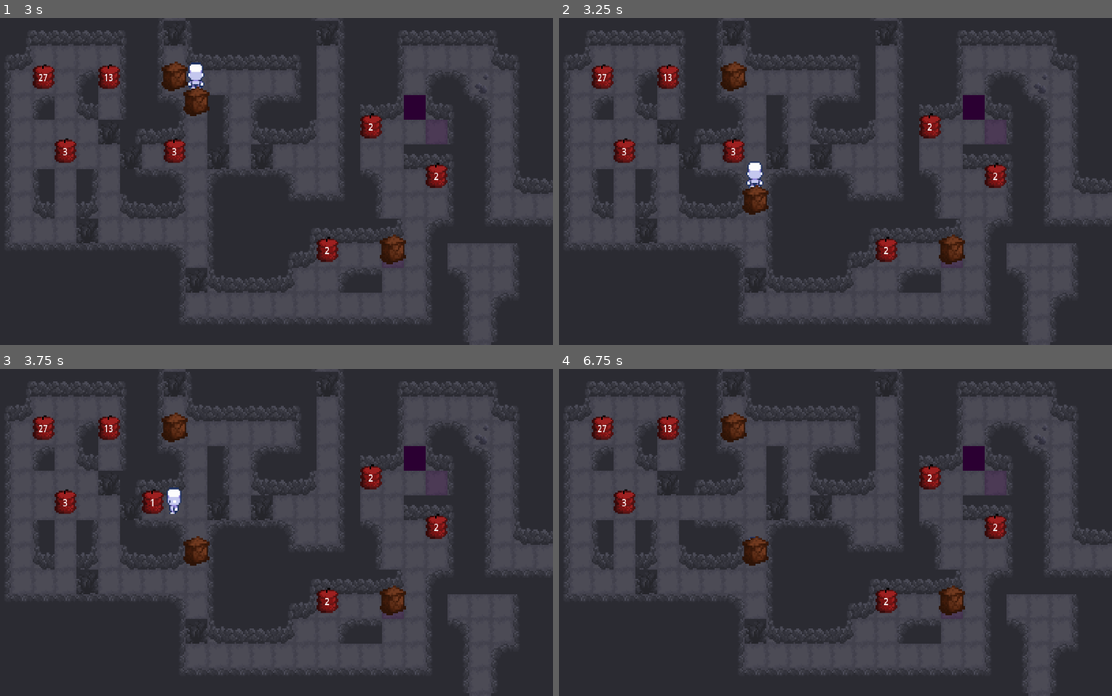
Above: before the commit, frames 1-4 (two rows, left to right).
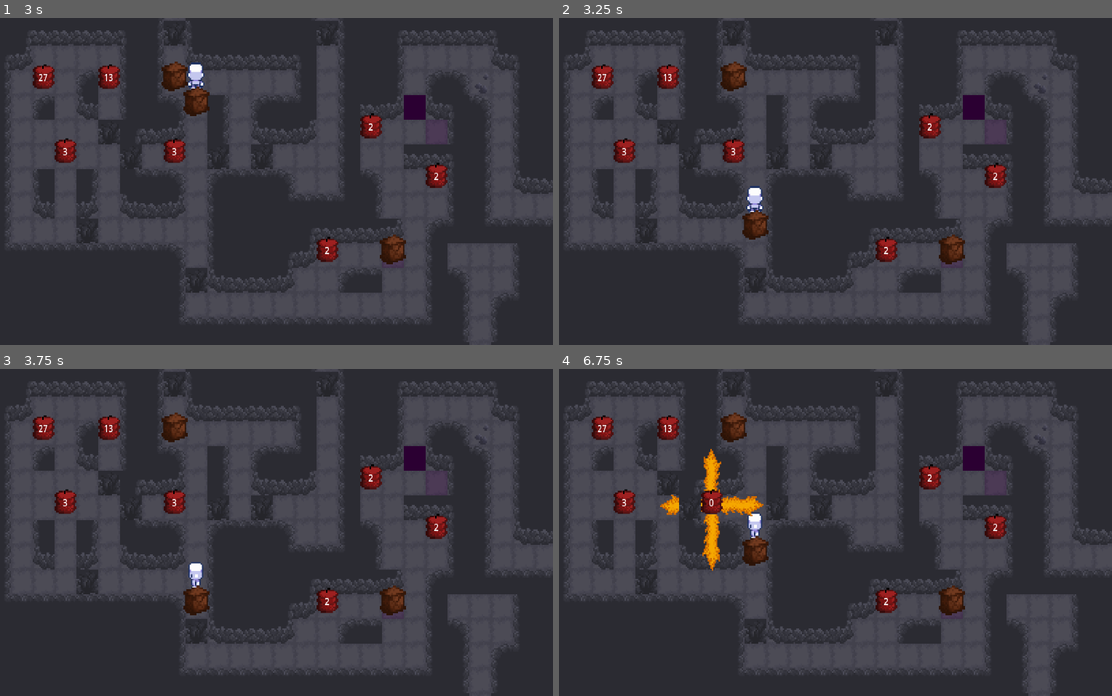
Above: after the commit, the same moments.

Repository: Talisman-J/ExplodingBoxPuzzleGame
Game: Godot game, scene res://scenes/game.tscn
Two runs of this game, one before a commit and one after it. Both use one fixed random seed, a clock stepped at 60 frames per second and the inputs below.
Inputs:
- Up to frame 1 (3 s): tap Enter at 0.5 s; hold D (right) 0.53-1.28 s; hold U (RunCustomSolution) 0.53-1.28 s; tap R (ResetLevel) at 1.25, 2 s; hold S (down) 1.28-2.03 s; tap U (RunCustomSolution) at 1.35, 2.3, 2.85 s; hold D (right) 2.03-2.78 s; hold Z (undo) 2.03-2.78 s; hold Up (ui_up) from 2.78 s (still down)
- Up to frame 2 (3.25 s): keep holding Up (ui_up)
- Up to frame 3 (3.75 s): release Up (ui_up) at 3.53 s; hold A (left) from 3.53 s (still down); hold U (RunCustomSolution) from 3.53 s (still down)
- Up to frame 4 (6.75 s): tap R (ResetLevel) at 4.15 s; release U (RunCustomSolution) at 4.28 s; tap Z (undo) at 4.35 s; tap U (RunCustomSolution) at 4.55, 5.85 s; release A (left) at 5.03 s; hold S (down) 5.03-5.78 s; hold U (RunCustomSolution) 5.03-5.78 s; hold D (right) 5.78-6.53 s; hold Up (ui_up) from 6.53 s (still down); hold Z (undo) from 6.53 s (still down)

Frame 1 is identical in both runs. In frame 2, 0.8% of the frame differs, in the area x 33-38%, y 44-68%; in frame 3, 1.3%; in frame 4, 1.8%, in the area x 18-37%, y 24-62%.

Commit message:
Added level 1 objects to a group so that all functions could be called at once while resetting. Exit wall is a bit broken.

Diff:
--- a/project.godot
+++ b/project.godot
@@ -19,6 +19,10 @@
 
 window/size/viewport_width=1280
 window/size/viewport_height=720
+
+[global_group]
+
+Level1="Contains all the objects for level 1"
 
 [input]
 
--- a/scenes/game.tscn
+++ b/scenes/game.tscn
@@ -154,13 +154,6 @@
 tile_map_data = PackedByteArray("AAD0//v/AAACAAAAAAD1//v/AAACAAAAAAD2//v/AAACAAAAAAD3//v/AAACAAAAAAD4//v/AAACAAAAAAD5// …(120752 unchanged characters)…
 tile_set = SubResource("TileSet_p57ef")
 
-[node name="DoorAndPlate2" parent="." instance=ExtResource("10_vtaks")]
-editor_description = "Only accessible by using the box from level1. "
-position = Vector2(64, -112)
-
-[node name="DoorArea" parent="DoorAndPlate2" index="1"]
-position = Vector2(-96, -48)
-
 [node name="Level1" type="Node" parent="."]
 
 [node name="Level1Boxes" type="Node" parent="Level1"]
@@ -168,60 +161,66 @@
 [node name="Boxes2" parent="Level1/Level1Boxes" instance=ExtResource("3_lnu2h")]
 position = Vector2(-32, -32)
 
+[node name="pushableBox" parent="Level1/Level1Boxes/Boxes2" index="0" groups=["Level1"]]
+
 [node name="Boxes3" parent="Level1/Level1Boxes" instance=ExtResource("3_lnu2h")]
 position = Vector2(112, 64)
 
+[node name="pushableBox" parent="Level1/Level1Boxes/Boxes3" index="0" groups=["Level1"]]
+
 [node name="Boxes" parent="Level1/Level1Boxes" instance=ExtResource("3_lnu2h")]
 position = Vector2(-16, -48)
 
+[node name="pushableBox" parent="Level1/Level1Boxes/Boxes" index="0" groups=["Level1"]]
+
 [node name="Level1ExplodeBox" type="Node" parent="Level1"]
 
 [node name="ExplodeBox9" parent="Level1/Level1ExplodeBox" instance=ExtResource("4_p57ef")]
 position = Vector2(96, -16)
 
-[node name="explodingBox" parent="Level1/Level1ExplodeBox/ExplodeBox9" index="0"]
+[node name="explodingBox" parent="Level1/Level1ExplodeBox/ExplodeBox9" index="0" groups=["Level1"]]
 countdown = 2
 
 [node name="ExplodeBox8" parent="Level1/Level1ExplodeBox" instance=ExtResource("4_p57ef")]
 position = Vector2(144, 16)
 
-[node name="explodingBox" parent="Level1/Level1ExplodeBox/ExplodeBox8" index="0"]
+[node name="explodingBox" parent="Level1/Level1ExplodeBox/ExplodeBox8" index="0" groups=["Level1"]]
 countdown = 2
 
 [node name="ExplodeBox6" parent="Level1/Level1ExplodeBox" instance=ExtResource("4_p57ef")]
 position = Vector2(64, 64)
 
-[node name="explodingBox" parent="Level1/Level1ExplodeBox/ExplodeBox6" index="0"]
+[node name="explodingBox" parent="Level1/Level1ExplodeBox/ExplodeBox6" index="0" groups=["Level1"]]
 countdown = 2
 
 [node name="ExplodeBox5" parent="Level1/Level1ExplodeBox" instance=ExtResource("4_p57ef")]
 position = Vector2(-96, -48)
 
-[node name="explodingBox" parent="Level1/Level1ExplodeBox/ExplodeBox5" index="0"]
+[node name="explodingBox" parent="Level1/Level1ExplodeBox/ExplodeBox5" index="0" groups=["Level1"]]
 countdown = 13
 
 [node name="ExplodeBox4" parent="Level1/Level1ExplodeBox" instance=ExtResource("4_p57ef")]
 position = Vector2(-144, -48)
 
-[node name="explodingBox" parent="Level1/Level1ExplodeBox/ExplodeBox4" index="0"]
+[node name="explodingBox" parent="Level1/Level1ExplodeBox/ExplodeBox4" index="0" groups=["Level1"]]
 countdown = 27
 
 [node name="ExplodeBox3" parent="Level1/Level1ExplodeBox" instance=ExtResource("4_p57ef")]
 position = Vector2(-48, 0)
 
-[node name="explodingBox" parent="Level1/Level1ExplodeBox/ExplodeBox3" index="0"]
+[node name="explodingBox" parent="Level1/Level1ExplodeBox/ExplodeBox3" index="0" groups=["Level1"]]
 countdown = 3
 
 [node name="ExplodeBox2" parent="Level1/Level1ExplodeBox" instance=ExtResource("4_p57ef")]
 position = Vector2(-128, 0)
 
-[node name="explodingBox" parent="Level1/Level1ExplodeBox/ExplodeBox2" index="0"]
+[node name="explodingBox" parent="Level1/Level1ExplodeBox/ExplodeBox2" index="0" groups=["Level1"]]
 countdown = 3
 
 [node name="ExplodeBox" parent="Level1/Level1ExplodeBox" instance=ExtResource("4_p57ef")]
 position = Vector2(0, -48)
 
-[node name="explodingBox" parent="Level1/Level1ExplodeBox/ExplodeBox" index="0"]
+[node name="explodingBox" parent="Level1/Level1ExplodeBox/ExplodeBox" index="0" groups=["Level1"]]
 countdown = 3
 
 [node name="Level1WallExplode" type="Node" parent="Level1"]
@@ -229,20 +228,32 @@
 [node name="ExplodeWall7" parent="Level1/Level1WallExplode" instance=ExtResource("6_u5sy4")]
 position = Vector2(-112, 48)
 
+[node name="ExplodableWall" parent="Level1/Level1WallExplode/ExplodeWall7" index="0" groups=["Level1"]]
+
 [node name="ExplodeWall6" parent="Level1/Level1WallExplode" instance=ExtResource("6_u5sy4")]
 position = Vector2(-32, 80)
 
+[node name="ExplodableWall" parent="Level1/Level1WallExplode/ExplodeWall6" index="0" groups=["Level1"]]
+
 [node name="ExplodeWall5" parent="Level1/Level1WallExplode" instance=ExtResource("6_u5sy4")]
 position = Vector2(-96, -16)
 
+[node name="ExplodableWall" parent="Level1/Level1WallExplode/ExplodeWall5" index="0" groups=["Level1"]]
+
 [node name="ExplodeWall3" parent="Level1/Level1WallExplode" instance=ExtResource("6_u5sy4")]
 position = Vector2(-16, 0)
 
+[node name="ExplodableWall" parent="Level1/Level1WallExplode/ExplodeWall3" index="0" groups=["Level1"]]
+
 [node name="ExplodeWall2" parent="Level1/Level1WallExplode" instance=ExtResource("6_u5sy4")]
 position = Vector2(-80, 0)
 
+[node name="ExplodableWall" parent="Level1/Level1WallExplode/ExplodeWall2" index="0" groups=["Level1"]]
+
 [node name="ExplodeWall4" parent="Level1/Level1WallExplode" instance=ExtResource("6_u5sy4")]
 position = Vector2(16, 0)
+
+[node name="ExplodableWall" parent="Level1/Level1WallExplode/ExplodeWall4" index="0" groups=["Level1"]]
 
 [node name="Level1DoorPlate" type="Node" parent="Level1"]
 
@@ -268,12 +279,129 @@
 [node name="ExitExplodeWall2" parent="Level1/Level1ExitWallExplode" instance=ExtResource("10_kvpfn")]
 position = Vector2(-48, -80)
 
+[node name="Level2" type="Node" parent="."]
+
+[node name="Level2DoorPlate" type="Node" parent="Level2"]
+
+[node name="DoorAndPlate2" parent="Level2/Level2DoorPlate" instance=ExtResource("10_vtaks")]
+editor_description = "Only accessible by using the box from level1. "
+position = Vector2(64, -112)
+
+[node name="DoorArea" parent="Level2/Level2DoorPlate/DoorAndPlate2" index="1"]
+position = Vector2(-96, -48)
+
+[node name="Level2Boxes" type="Node" parent="Level2"]
+
+[node name="Level2ExplodeBox" type="Node" parent="Level2"]
+
+[node name="Level2WallExplode" type="Node" parent="Level2"]
+
+[node name="Level2ExitWallExplode" type="Node" parent="Level2"]
+
+[node name="Level3" type="Node" parent="."]
+
+[node name="Level3DoorPlate" type="Node" parent="Level3"]
+
+[node name="Level3Boxes" type="Node" parent="Level3"]
+
+[node name="Level3ExplodeBox" type="Node" parent="Level3"]
+
+[node name="Level3WallExplode" type="Node" parent="Level3"]
+
+[node name="Level3ExitWallExplode" type="Node" parent="Level3"]
+
+[node name="Level4" type="Node" parent="."]
+
+[node name="Level3DoorPlate" type="Node" parent="Level4"]
+
+[node name="Level3Boxes" type="Node" parent="Level4"]
+
+[node name="Level3ExplodeBox" type="Node" parent="Level4"]
+
+[node name="Level3WallExplode" type="Node" parent="Level4"]
+
+[node name="Level3ExitWallExplode" type="Node" parent="Level4"]
+
+[node name="Level5" type="Node" parent="."]
+
+[node name="Level3DoorPlate" type="Node" parent="Level5"]
+
+[node name="Level3Boxes" type="Node" parent="Level5"]
+
+[node name="Level3ExplodeBox" type="Node" parent="Level5"]
+
+[node name="Level3WallExplode" type="Node" parent="Level5"]
+
+[node name="Level3ExitWallExplode" type="Node" parent="Level5"]
+
+[node name="Level6" type="Node" parent="."]
+
+[node name="Level3DoorPlate" type="Node" parent="Level6"]
+
+[node name="Level3Boxes" type="Node" parent="Level6"]
+
+[node name="Level3ExplodeBox" type="Node" parent="Level6"]
+
+[node name="Level3WallExplode" type="Node" parent="Level6"]
+
+[node name="Level3ExitWallExplode" type="Node" parent="Level6"]
+
+[node name="Level7" type="Node" parent="."]
+
+[node name="Level3DoorPlate" type="Node" parent="Level7"]
+
+[node name="Level3Boxes" type="Node" parent="Level7"]
+
+[node name="Level3ExplodeBox" type="Node" parent="Level7"]
+
+[node name="Level3WallExplode" type="Node" parent="Level7"]
+
+[node name="Level3ExitWallExplode" type="Node" parent="Level7"]
+
+[node name="Level8" type="Node" parent="."]
+
+[node name="Level3DoorPlate" type="Node" parent="Level8"]
+
+[node name="Level3Boxes" type="Node" parent="Level8"]
+
+[node name="Level3ExplodeBox" type="Node" parent="Level8"]
+
+[node name="Level3WallExplode" type="Node" parent="Level8"]
+
+[node name="Level3ExitWallExplode" type="Node" parent="Level8"]
+
+[node name="Level9" type="Node" parent="."]
+
+[node name="Level3DoorPlate" type="Node" parent="Level9"]
+
+[node name="Level3Boxes" type="Node" parent="Level9"]
+
+[node name="Level3ExplodeBox" type="Node" parent="Level9"]
+
+[node name="Level3WallExplode" type="Node" parent="Level9"]
+
+[node name="Level3ExitWallExplode" type="Node" parent="Level9"]
+
+[node name="Level10" type="Node" parent="."]
+
+[node name="Level3DoorPlate" type="Node" parent="Level10"]
+
+[node name="Level3Boxes" type="Node" parent="Level10"]
+
+[node name="Level3ExplodeBox" type="Node" parent="Level10"]
+
+[node name="Level3WallExplode" type="Node" parent="Level10"]
+
+[node name="Level3ExitWallExplode" type="Node" parent="Level10"]
+
 [connection signal="area_entered" from="Camera2D/AreaUp" to="Camera2D" method="_on_area_up_area_entered"]
 [connection signal="area_entered" from="Camera2D/AreaDown" to="Camera2D" method="_on_area_down_area_entered"]
 [connection signal="area_entered" from="Camera2D/AreaRight" to="Camera2D" method="_on_area_right_area_entered"]
 [connection signal="area_entered" from="Camera2D/AreaLeft" to="Camera2D" method="_on_area_left_area_entered"]
 
-[editable path="DoorAndPlate2"]
+[editable path="Level1/Level1Boxes/Boxes2"]
+[editable path="Level1/Level1Boxes/Boxes3"]
+[editable path="Level1/Level1Boxes/Boxes"]
 [editable path="Level1/Level1ExplodeBox/ExplodeBox9"]
 [editable path="Level1/Level1ExplodeBox/ExplodeBox8"]
 [editable path="Level1/Level1ExplodeBox/ExplodeBox6"]
@@ -282,4 +410,11 @@
 [editable path="Level1/Level1ExplodeBox/ExplodeBox3"]
 [editable path="Level1/Level1ExplodeBox/ExplodeBox2"]
 [editable path="Level1/Level1ExplodeBox/ExplodeBox"]
+[editable path="Level1/Level1WallExplode/ExplodeWall7"]
+[editable path="Level1/Level1WallExplode/ExplodeWall6"]
+[editable path="Level1/Level1WallExplode/ExplodeWall5"]
+[editable path="Level1/Level1WallExplode/ExplodeWall3"]
+[editable path="Level1/Level1WallExplode/ExplodeWall2"]
+[editable path="Level1/Level1WallExplode/ExplodeWall4"]
 [editable path="Level1/Level1DoorPlate/DoorAndPlate2"]
+[editable path="Level2/Level2DoorPlate/DoorAndPlate2"]
--- a/scripts/explodeBox.gd
+++ b/scripts/explodeBox.gd
@@ -190,10 +190,10 @@
 		finishedVisualExplosion.emit()
 
 
-func _unhandled_input(event):
-	if event.is_action_pressed("ResetLevel"):
-		# "r"
-		resetLevel()
+#func _unhandled_input(event):
+	#if event.is_action_pressed("ResetLevel"):
+		## "r"
+		#resetLevel()
 
 func resetLevel():
 	position = resetPos
--- a/scripts/explodeWall.gd
+++ b/scripts/explodeWall.gd
@@ -51,11 +51,11 @@
 
 
 
-func _unhandled_input(event):
-	if event.is_action_pressed("ResetLevel"):
-		# "r"
-		resetLevel()
-
+#func _unhandled_input(event):
+	#if event.is_action_pressed("ResetLevel"):
+		## "r"
+		#resetLevel()
+		#
 func resetLevel():
 	position = resetPos
 	currPos = resetPos
--- a/scripts/player.gd
+++ b/scripts/player.gd
@@ -377,7 +377,7 @@
 	var customSolution3 = [["MoveUp", 0],["MoveUp", 1],["MoveUp", 2],["MoveDown", 3],["MoveDown", 4],["MoveUp", 5],["MoveU …(2742 unchanged characters)…
 
 
-	for solut in customSolution3: #CHANGE THIS TO RUN DIFF SOLUTIONS
+	for solut in customSolution1: #CHANGE THIS TO RUN DIFF SOLUTIONS
 		await get_tree().create_timer(.05).timeout
 		if solut.get(0) == "MoveRight":
 			input_vector = Vector2(1, 0)
@@ -416,6 +416,7 @@
 			moveCountChange.emit(MOVECOUNT)
 
 func resetLevel():
+	get_tree().call_group("Level1", "resetLevel")
 	position = resetPos
 	currPos = resetPos
 	moves = []
--- a/scripts/pushBox.gd
+++ b/scripts/pushBox.gd
@@ -373,12 +373,13 @@
 	gettingPushed = false
 	return didMove
 
-func _unhandled_input(event):
-	if event.is_action_pressed("ResetLevel"):
-		# "r"
-		resetLevel()
+#func _unhandled_input(event):
+	#if event.is_action_pressed("ResetLevel"):
+		## "r"
+		#resetLevel()
 
 func resetLevel():
+	print("BOX RESET LEVEL IS CALLED")
 	position = resetPos
 	currPos = resetPos
 	moves = []
